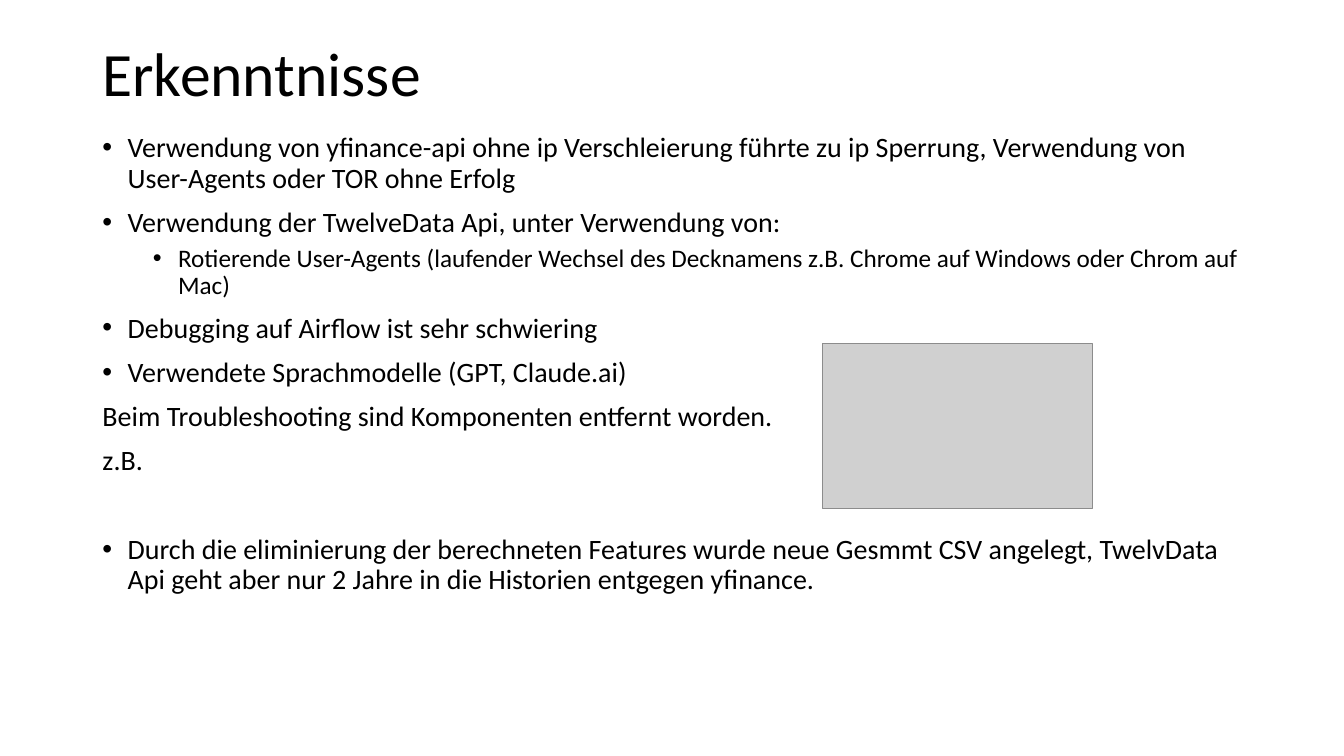
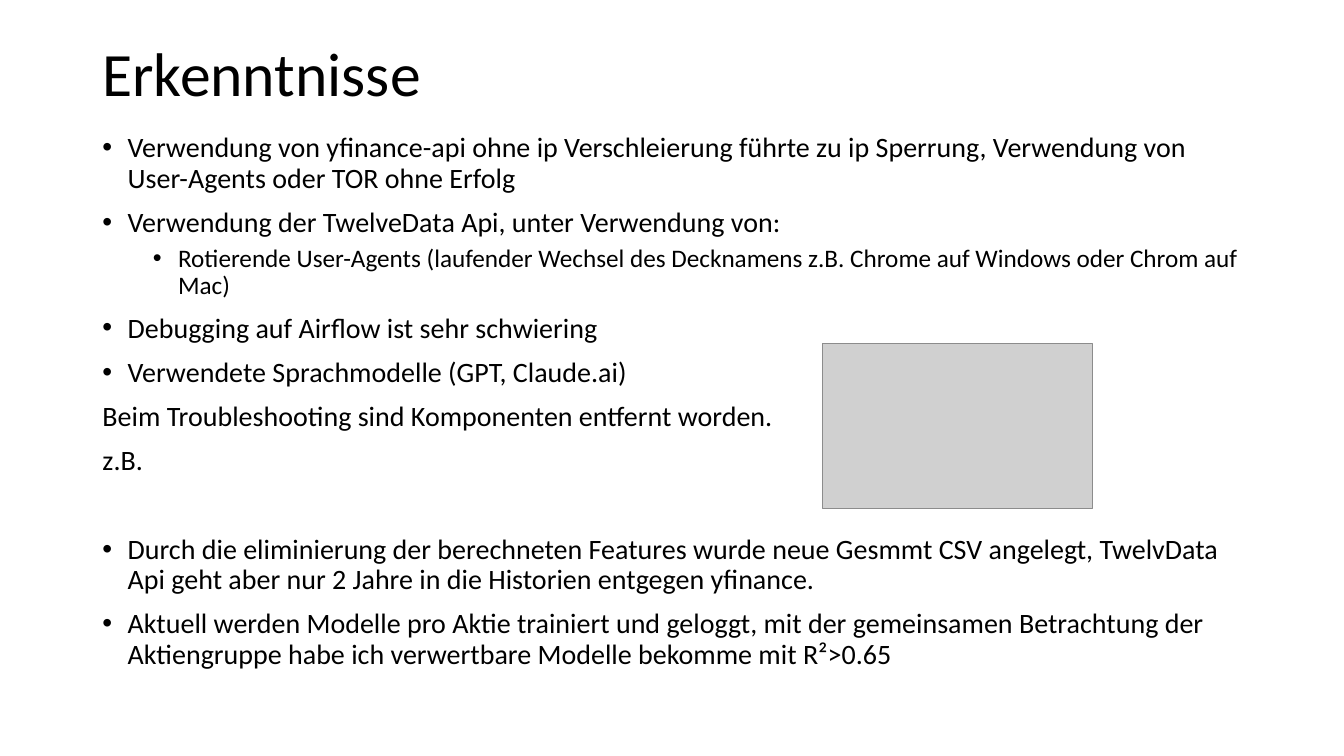
Before and after one commit to eibrahi/mlops_sose25_ei, a slide deck: slide 6 of Presentation/Stockperdiction_mlOps.pptx. Drawn at 1344x756 pixels with LibreOffice and Linux fonts; fonts in the diff are those of the drawing; grey boxes stand for pictures. Boxes give left, top, right and bottom in pixels: in the first picture for what was removed or moved away, otherwise in the second. Text is boxed around its words. In the diff, an @@ line names an element or a change of style, - is before the commit and + after.

Commit message:
last chg presi

```diff
--- a/Presentation/Stockperdiction_mlOps.pptx
+++ b/Presentation/Stockperdiction_mlOps.pptx
@@ text at (128,613,1203,669): paragraph added @@
+• Aktuell werden Modelle pro Aktie trainiert und geloggt, mit der gemeinsamen Betrachtung der Aktiengruppe habe ich verwertbare Modelle bekomme mit R²>0.65
```
